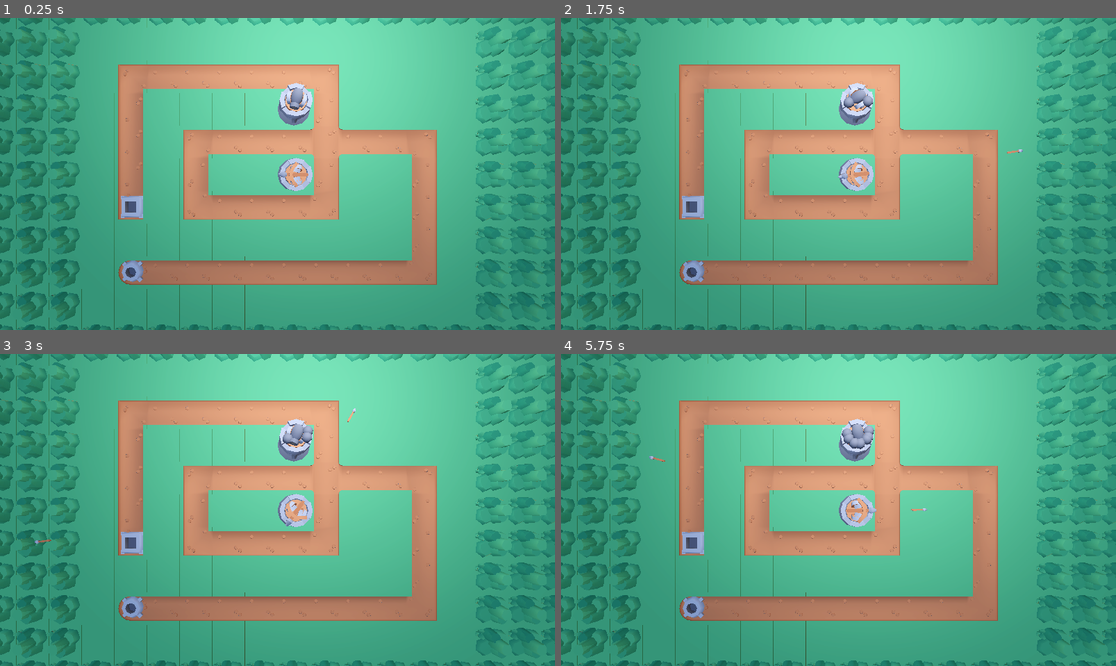
Above: before the commit, frames 1-4 (two rows, left to right).
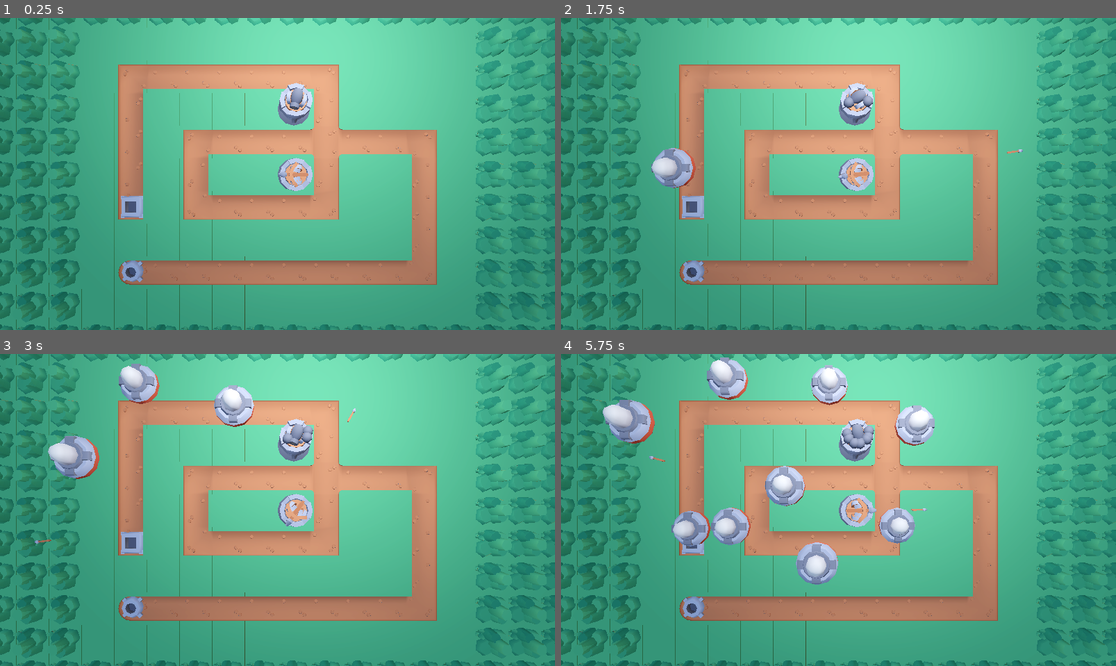
Above: after the commit, the same moments.

Repository: LegandGame/Tower-Defense-PoC
Game: Godot game, scene res://Environment/test_map.tscn
The game is run twice, just before and just after one commit, with the same random seed, the same clock (stepped at 60 frames per second) and the same inputs.
Inputs (mouse positions are in pixels of both pictures, inside the frame that each line leads up to):
- Up to frame 1 (0.25 s): no input
- Up to frame 2 (1.75 s): tap Enter at 0.5 s; move the mouse to (960, 158) at 0.52 s; tap Space at 1.25 s; move the mouse to (727, 189) at 1.27 s
- Up to frame 3 (3 s): move the mouse to (333, 441) at 2.02 s; move the mouse to (249, 572) at 2.77 s
- Up to frame 4 (5.75 s): move the mouse to (1005, 556) at 3.52 s; move the mouse to (672, 463) at 4.27 s; move the mouse to (866, 510) at 5.02 s

The runs differ from the first frame. In frame 2, 0.8% of the frame differs, in the area x 16-25%, y 41-55%; in frame 3, 2.4%; in frame 4, 6.4%, in the area x 7-68%, y 1-74%.

Commit message:
Enemy Spawning 1
Fundamentals of Enemy Spawning is in place. mostly just lacking polish at the moment but should be usable for testing

Diff:
--- /dev/null
+++ b/Common/spawn_info.gd
@@ -0,0 +1,23 @@
+class_name SpawnInfo extends Resource
+
+@export var enemyScene : PackedScene
+@export var startTime : float
+@export var endTime : float
+@export var spawnFrequency : float
+
+var timeBetweenSpawns := spawnFrequency
+
+signal spawn_enemy(enemy_scene)
+signal complete
+var completeSignalEmitted : bool = false
+
+func process_call(delta : float, time_elapsed: float) -> void:
+	if time_elapsed >= startTime and time_elapsed <= endTime:
+		timeBetweenSpawns += delta
+		if timeBetweenSpawns >= spawnFrequency:
+			spawn_enemy.emit(enemyScene)
+			timeBetweenSpawns = 0.0
+	# feels kinda scuffed but best I can come up with now
+	elif time_elapsed > endTime and !completeSignalEmitted:
+		complete.emit()
+		completeSignalEmitted = true
--- /dev/null
+++ b/Common/wave_info.gd
@@ -0,0 +1,29 @@
+class_name WaveInfo extends Resource
+
+@export var waveCompletionReward : int
+@export var spawnInfoList : Array[SpawnInfo]
+#var activeWave : bool = false
+var spawnInfosCompleted : int = 0	#TODO
+
+signal wave_complete	#TODO
+
+#func _ready() -> void:
+	#for si in spawnInfoList:
+		#if activeWave:
+			#si.set_process_mode(PROCESS_MODE_INHERIT)
+		#else:
+			#si.set_process_mode(PROCESS_MODE_DISABLED)
+
+func process_call(delta : float, time_elapsed: float) -> void:
+	for si in spawnInfoList:
+		si.process_call(delta, time_elapsed)
+
+#func activate_wave() -> void:
+	#activeWave = true
+	#for si in spawnInfoList:
+		#si.set_process_mode(Node.PROCESS_MODE_INHERIT)
+#
+#func deactivate_wave() -> void:
+	#activeWave = false
+	#for si in spawnInfoList:
+		#si.set_process_mode(Node.PROCESS_MODE_INHERIT)
--- /dev/null
+++ b/Entities/Spawner/spawner.gd
@@ -0,0 +1,50 @@
+class_name Spawner extends Node3D
+
+@onready var waveBufferTimer : Timer = $WaveBufferTimer
+@export var levelPath : Path3D
+@export var waveInfoList : Array[WaveInfo]
+var curWaveNumber : int = 0
+var curWave : WaveInfo
+var curWaveTimer : float = 0.0
+var numberOfEnemies : int = 0
+
+
+func _ready() -> void:
+	# debug start wave
+	await get_tree().create_timer(1.0).timeout
+	advance_wave()
+
+func _physics_process(delta: float) -> void:
+	if curWave:
+		curWaveTimer += delta
+		curWave.process_call(delta, curWaveTimer)
+
+func advance_wave() -> void:
+	curWave = waveInfoList[curWaveNumber % waveInfoList.size()]
+	curWaveTimer = 0.0
+	for si in curWave.spawnInfoList:
+		si.spawn_enemy.connect(spawn_enemy)
+	# must be last
+	curWaveNumber += 1
+
+
+func end_wave() -> void:
+	# curWave.waveCompletionReward
+	waveBufferTimer.start()
+	await waveBufferTimer.timeout
+	advance_wave()
+
+func spawn_enemy(enemy_scene : PackedScene) -> void:
+	var newEnemy = enemy_scene.instantiate()
+	# randomixe H & V Offset slightly
+	newEnemy.h_offset = randf() - 0.5
+	newEnemy.v_offset = randf() - 0.5
+	# add enemy to scene
+	levelPath.add_child(newEnemy)
+	numberOfEnemies += 1
+
+func enemy_died() -> void:
+	# WARNING: flawed approuch. need some way of also checking that all spawnInfo's are done
+	numberOfEnemies -= 1
+	if numberOfEnemies <= 0:
+		end_wave()
--- a/Entities/Spawner/spawner.tscn
+++ b/Entities/Spawner/spawner.tscn
@@ -1,3 +1,12 @@
-[gd_scene format=3 uid="uid://cuuylwpl0err2"]
+[gd_scene load_steps=3 format=3 uid="uid://cuuylwpl0err2"]
+
+[ext_resource type="ArrayMesh" uid="uid://cfaj64m17ciyf" path="res://Assets/Models/spawn-square.obj" id="1_jywnh"]
+[ext_resource type="Script" uid="uid://brycvcptdqy7w" path="res://Entities/Spawner/spawner.gd" id="1_xfrh2"]
 
 [node name="Spawner" type="Node3D"]
+script = ExtResource("1_xfrh2")
+
+[node name="MeshInstance3D" type="MeshInstance3D" parent="."]
+mesh = ExtResource("1_jywnh")
+
+[node name="WaveBufferTimer" type="Timer" parent="."]
--- a/Environment/test_map.tscn
+++ b/Environment/test_map.tscn
@@ -1,8 +1,12 @@
-[gd_scene load_steps=8 format=3 uid="uid://bb3qpwu7hsyt0"]
+[gd_scene load_steps=16 format=3 uid="uid://bb3qpwu7hsyt0"]
 
 [ext_resource type="MeshLibrary" uid="uid://bq7xg80s2qngj" path="res://Environment/MeshLibraries/meshlib_forest.tres" id="1_0e4ny"]
 [ext_resource type="PackedScene" uid="uid://sdw2e05n6io" path="res://Towers/Bomb/tower_bomb.tscn" id="2_gqh7a"]
 [ext_resource type="PackedScene" uid="uid://svpsj7pgrb0w" path="res://Towers/Basic/tower_basic.tscn" id="3_rk4p8"]
+[ext_resource type="PackedScene" uid="uid://cuuylwpl0err2" path="res://Entities/Spawner/spawner.tscn" id="4_rk4p8"]
+[ext_resource type="Script" uid="uid://da7w6n0um6m11" path="res://Common/wave_info.gd" id="5_wgb68"]
+[ext_resource type="Script" uid="uid://gbstanmh1jab" path="res://Common/spawn_info.gd" id="6_nyx0n"]
+[ext_resource type="PackedScene" uid="uid://hkj0dw30to72" path="res://Entities/Enemy Basic/basic_enemy.tscn" id="7_nyx0n"]
 
 [sub_resource type="ProceduralSkyMaterial" id="ProceduralSkyMaterial_gqh7a"]
 sky_horizon_color = Color(0.662243, 0.671743, 0.686743, 1)
@@ -23,6 +27,34 @@
 "tilts": PackedFloat32Array(0, 0, 0, 0, 0, 0, 0, 0, 0)
 }
 point_count = 9
+
+[sub_resource type="Resource" id="Resource_fmpxi"]
+script = ExtResource("6_nyx0n")
+enemyScene = ExtResource("7_nyx0n")
+startTime = 0.0
+endTime = 10.0
+spawnFrequency = 0.5
+metadata/_custom_type_script = "uid://gbstanmh1jab"
+
+[sub_resource type="Resource" id="Resource_66typ"]
+script = ExtResource("5_wgb68")
+waveCompletionReward = 100
+spawnInfoList = Array[ExtResource("6_nyx0n")]([SubResource("Resource_fmpxi")])
+metadata/_custom_type_script = "uid://da7w6n0um6m11"
+
+[sub_resource type="Resource" id="Resource_nyx0n"]
+script = ExtResource("6_nyx0n")
+enemyScene = ExtResource("7_nyx0n")
+startTime = 0.0
+endTime = 5.0
+spawnFrequency = 0.1
+metadata/_custom_type_script = "uid://gbstanmh1jab"
+
+[sub_resource type="Resource" id="Resource_5ysls"]
+script = ExtResource("5_wgb68")
+waveCompletionReward = 0
+spawnInfoList = Array[ExtResource("6_nyx0n")]([SubResource("Resource_nyx0n")])
+metadata/_custom_type_script = "uid://da7w6n0um6m11"
 
 [node name="TestMap" type="Node3D"]
 
@@ -56,3 +88,8 @@
 [node name="Path3D" type="Path3D" parent="."]
 transform = Transform3D(1, 0, 0, 0, 1, 0, 0, 0, 1, -5.5, 1, 2.5)
 curve = SubResource("Curve3D_gqh7a")
+
+[node name="Spawner" parent="." node_paths=PackedStringArray("levelPath") instance=ExtResource("4_rk4p8")]
+transform = Transform3D(1, 0, 0, 0, 1, 0, 0, 0, 1, -5.5, 0, 2.5)
+levelPath = NodePath("../Path3D")
+waveInfoList = Array[ExtResource("5_wgb68")]([SubResource("Resource_66typ"), SubResource("Resource_5ysls")])
Not shown, added: Common/spawn_info.gd.uid
Not shown, added: Common/wave_info.gd.uid
Not shown, added: Entities/Spawner/spawner.gd.uid
